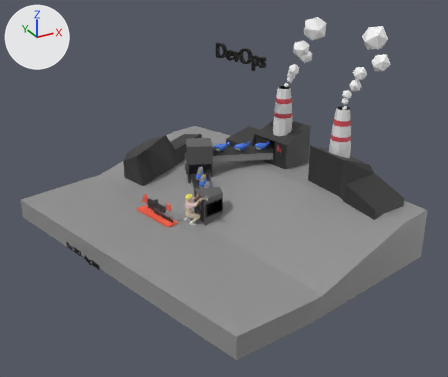
Two versions of the Blender file scenes/devops.blend, one commit apart.
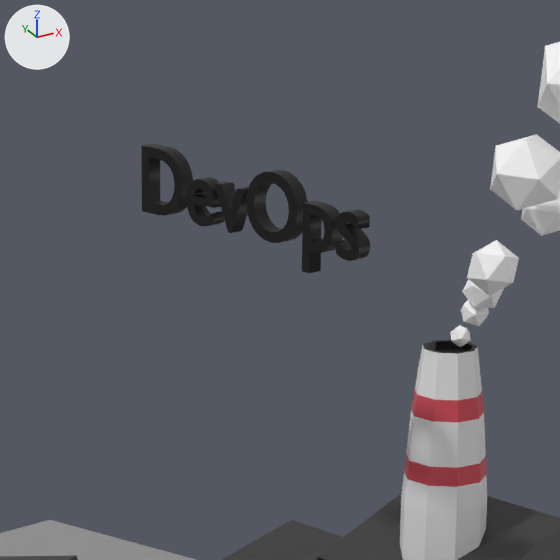
The first picture shows the older version from a 50 mm camera at (-13.6, -26.9, 12.4) aimed at (-0.3, -2.7, 0.3). The close-ups show the older and then the newer version on the part from 41% to 69% of the width and 3% to 36% of the height of that picture. Only the edits that show in the close-ups are written down. Arrows for +X, +Y and +Z are at upper left; the lights stay in place.
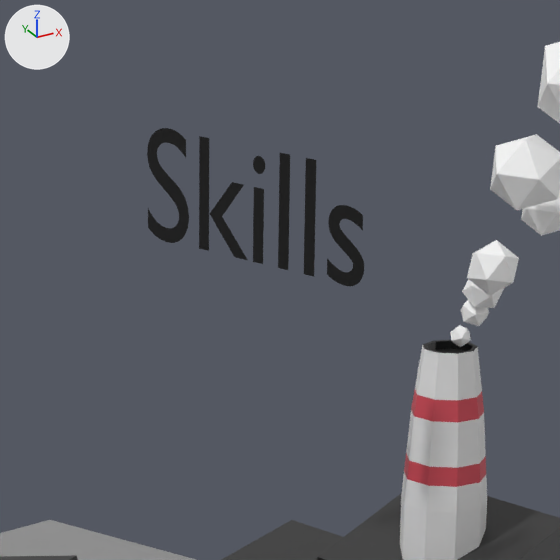
Edits to the bpy script that builds the scene:
```text
Add txt_text_016_new:
    txt_text_016_new = bpy.data.curves.new('Text.016_new', 'FONT')
    txt_text_016_new.body = 'Skills'
    txt_text_016_new.materials.append(mat_info)  # black #000000
    txt_text_016_new.align_x = 'CENTER'
    txt_text_016_new.align_y = 'CENTER'
Change ob_text_016:
    ob_text_016: bpy.data.objects.new('Text.016', me_text_044) -> bpy.data.objects.new('Text.016', txt_text_016_new)
    ob_text_016.location: (1.96, 2.33, 5.54) -> (2.38, 0.5, 5.8)
    ob_text_016.scale: (1.1, 1.1, 8.85) -> (1.9, 1.9, 1.9)
```

Boxes [x1, y1, x2, y2] around the edits, measured in the close-ups (560 x 560 px):
'Text.016', reshaped, moved, rescaled (22% taller): before [141, 144, 370, 273]; after [147, 128, 364, 286]
